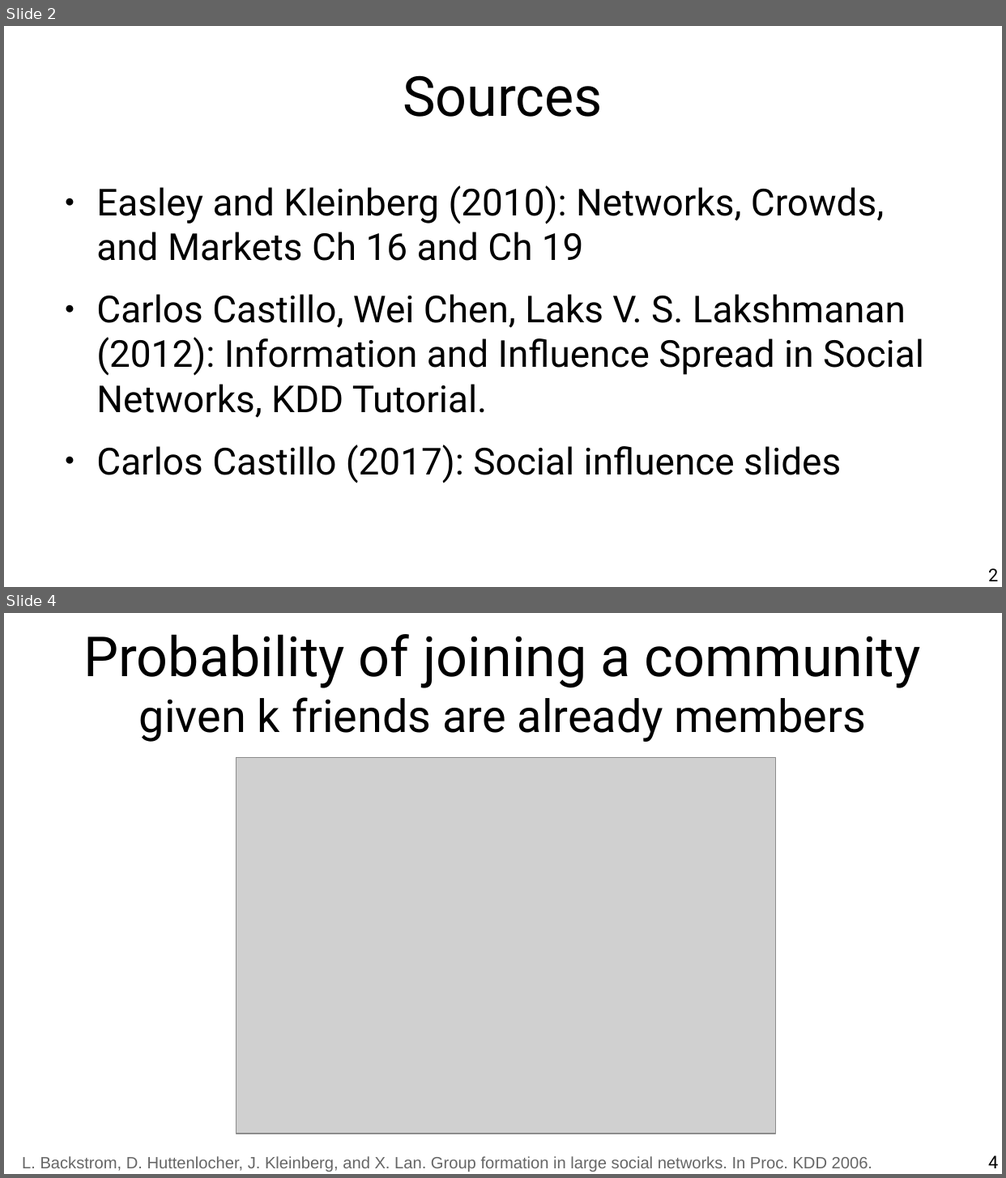
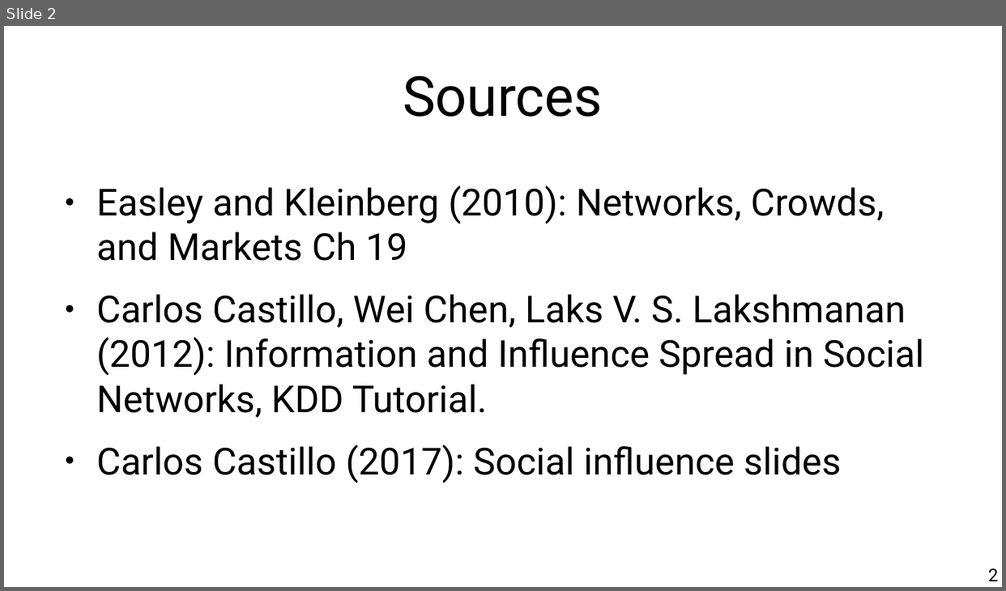
Before and after one commit to chatox/networks-science-course, a slide deck: theory/tt18_spreading_phenomena.odp. Shown one above the other, each under a label of ours: slides 2 and 4 before the commit, slide 2 after it; the slides between them are not shown. The pictures are 1006x1178 and 1006x591 pixels, drawn with LibreOffice and Linux fonts; fonts in the diff are those of the drawing; grey boxes stand for pictures. Boxes give left, top, right and bottom in pixels: in the first picture for what was removed or moved away, otherwise in the second. Text is boxed around its words. In the diff, an @@ line names an element or a change of style, - is before the commit and + after.

```diff
--- a/theory/tt18_spreading_phenomena.odp
+++ b/theory/tt18_spreading_phenomena.odp
@@ slide 4 removed at bbox=[4, 613, 1002, 1174], background #FFFFFF @@
@@ title removed at bbox=[83, 634, 921, 742] @@
-Probability of joining a community
-given k friends are already members
@@ picture removed at bbox=[236, 758, 776, 1134] @@
@@ text removed at bbox=[22, 1157, 872, 1172] @@
-L. Backstrom, D. Huttenlocher, J. Kleinberg, and X. Lan. Group formation in large social networks. In Proc. KDD 2006.
@@ page number removed at bbox=[988, 1156, 998, 1169] @@
-4
@@ slide 2 changed as well @@
@@ text at bbox=[96, 186, 884, 261]: text changed @@
-● Easley and Kleinberg (2010): Networks, Crowds, and Markets Ch 16 and Ch 19
+● Easley and Kleinberg (2010): Networks, Crowds, and Markets Ch 19
```
Also in this commit, not shown: 3 other slides changed, 14 other slides removed, 1 other file.
